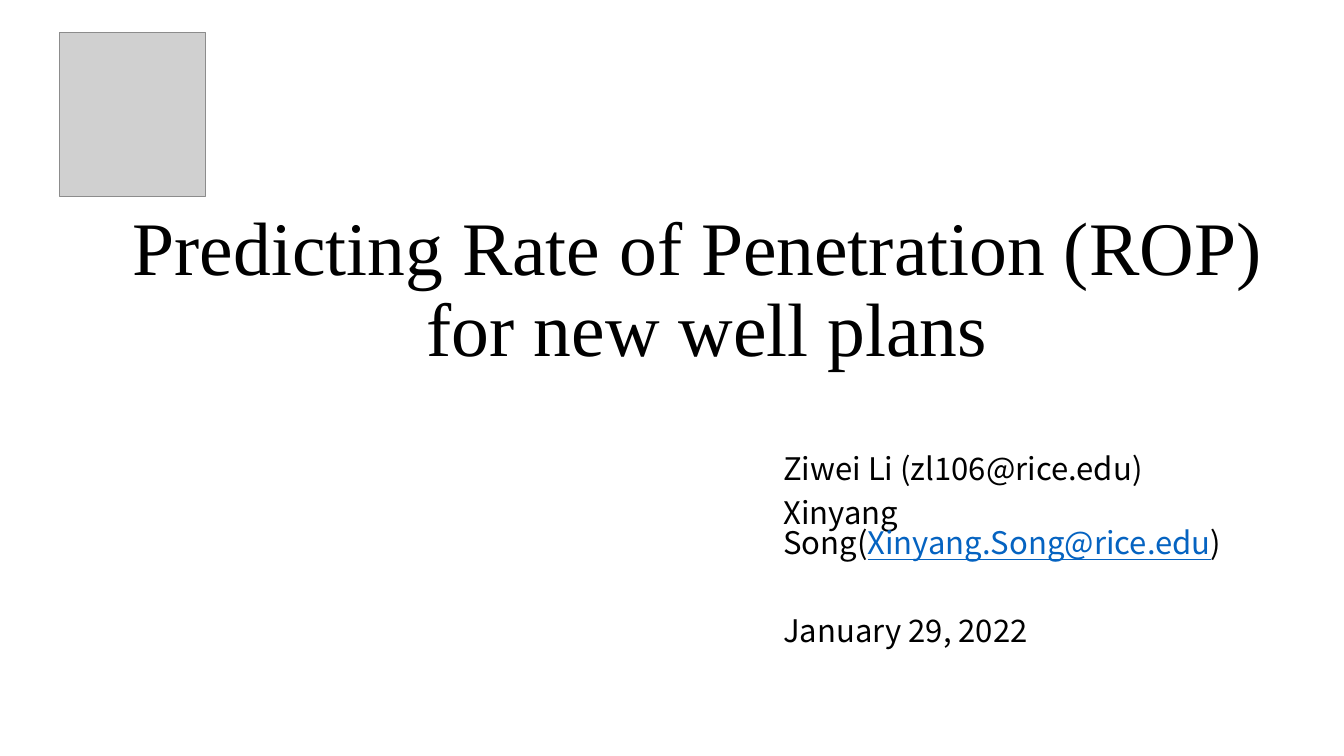
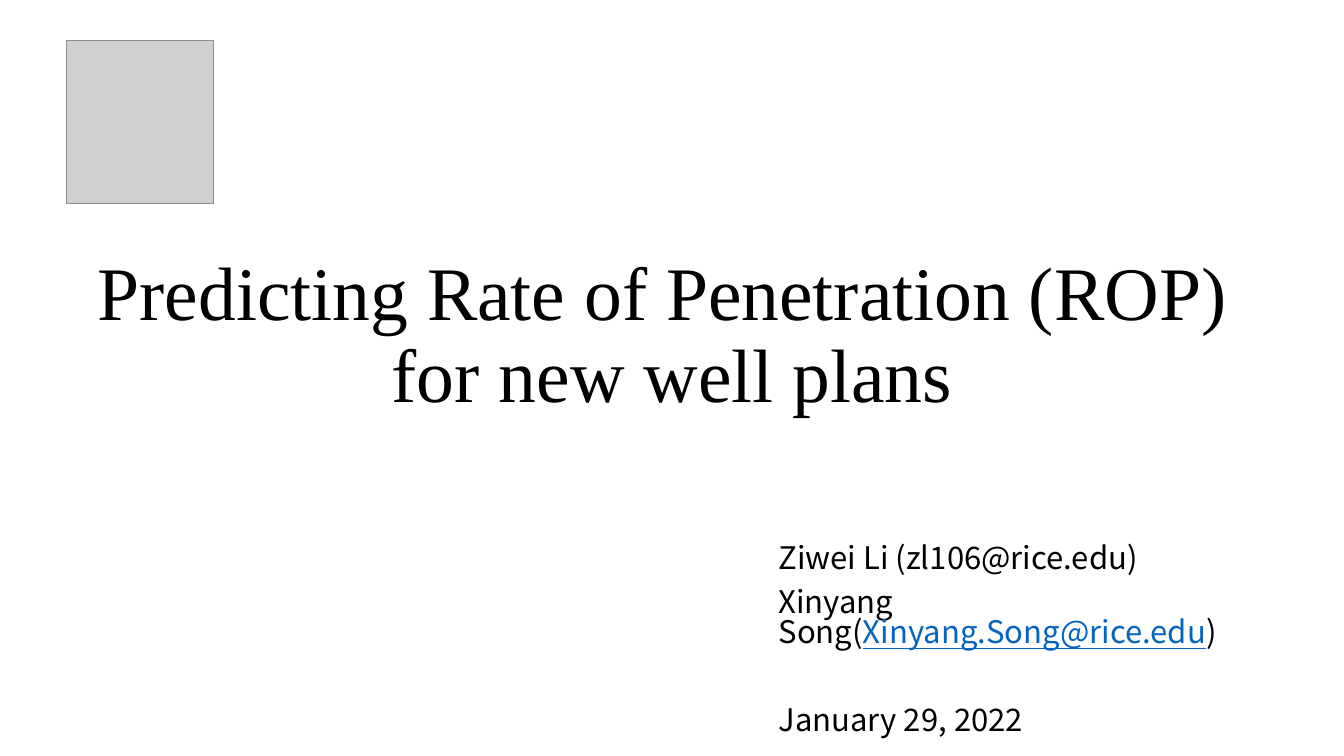
Before and after one commit to TheaHsin/Prediction-on-ROP-for-new-well-plans, a slide deck: slide 1 of slides.pptx. Drawn at 1344x756 pixels with LibreOffice and Linux fonts; fonts in the diff are those of the drawing; grey boxes stand for pictures. Boxes give left, top, right and bottom in pixels: in the first picture for what was removed or moved away, otherwise in the second. Text is boxed around its words. In the diff, an @@ line names an element or a change of style, - is before the commit and + after.

```diff
--- a/slides.pptx
+++ b/slides.pptx
@@ picture: place and size @@
-picture at [59,32,206,196]
+picture at [67,40,213,204]
@@ title "Predicting Rate of Penetration (ROP) ...": place and size @@
-title "Predicting Rate of Penetration (ROP) ..." at [133,221,1261,371]
+title "Predicting Rate of Penetration (ROP) ..." at [98,266,1226,417]
@@ subtitle "Ziwei Li (zl106@rice.edu)": place and size @@
-subtitle "Ziwei Li (zl106@rice.edu)" at [783,454,1221,650]
+subtitle "Ziwei Li (zl106@rice.edu)" at [779,543,1217,739]
```
Also in this commit, not shown: 2 other slides changed.
